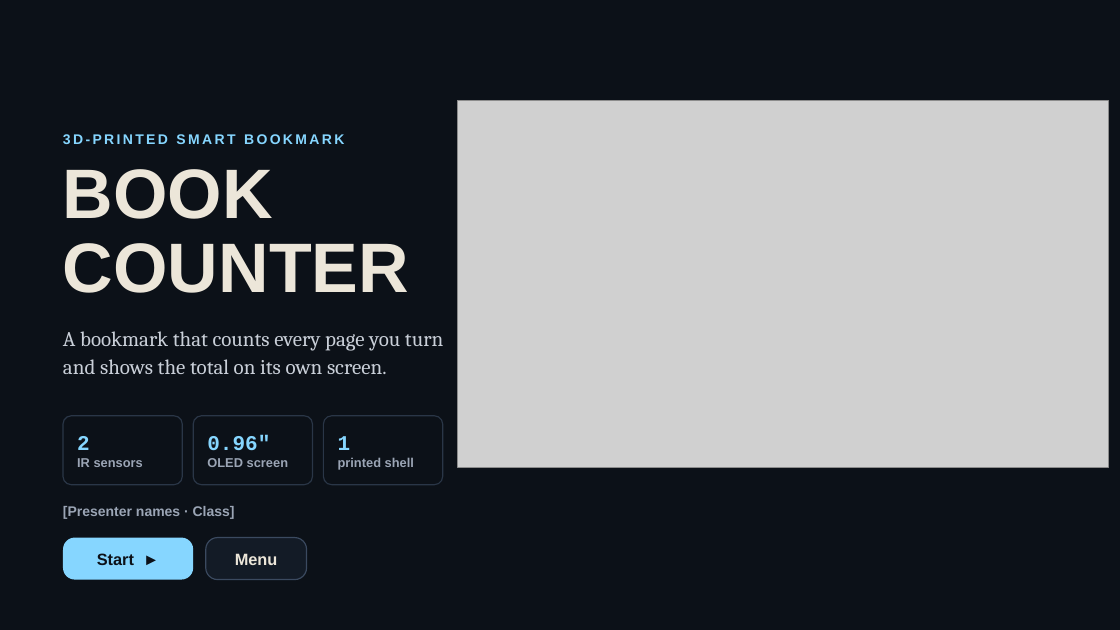
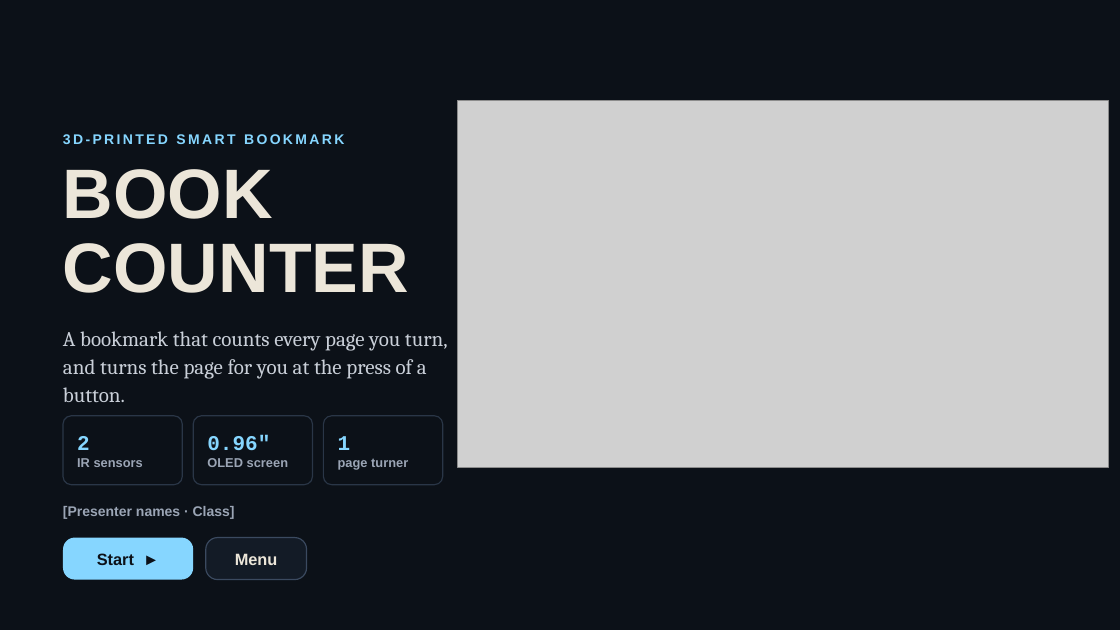
Before and after one commit to sharmaricha676-rgb/bookcounterppt, a slide deck: slide 1 of BookCounter-interactive.pptx. Drawn at 1120x630 pixels with LibreOffice and Linux fonts; fonts in the diff are those of the drawing; grey boxes stand for pictures. Boxes give left, top, right and bottom in pixels: in the first picture for what was removed or moved away, otherwise in the second. Text is boxed around its words. In the diff, an @@ line names an element or a change of style, - is before the commit and + after.

```diff
--- a/BookCounter-interactive.pptx
+++ b/BookCounter-interactive.pptx
@@ text at (63,331,448,402): text changed @@
-A bookmark that counts every page you turn and shows the total on its own screen.
+A bookmark that counts every page you turn, and turns the page for you at the press of a button.
@@ text in rounded rectangle at (338,458,408,470): text changed @@
-printed shell
+page turner
```
Also in this commit, not shown: 29 other slides changed, 3 slides added.
